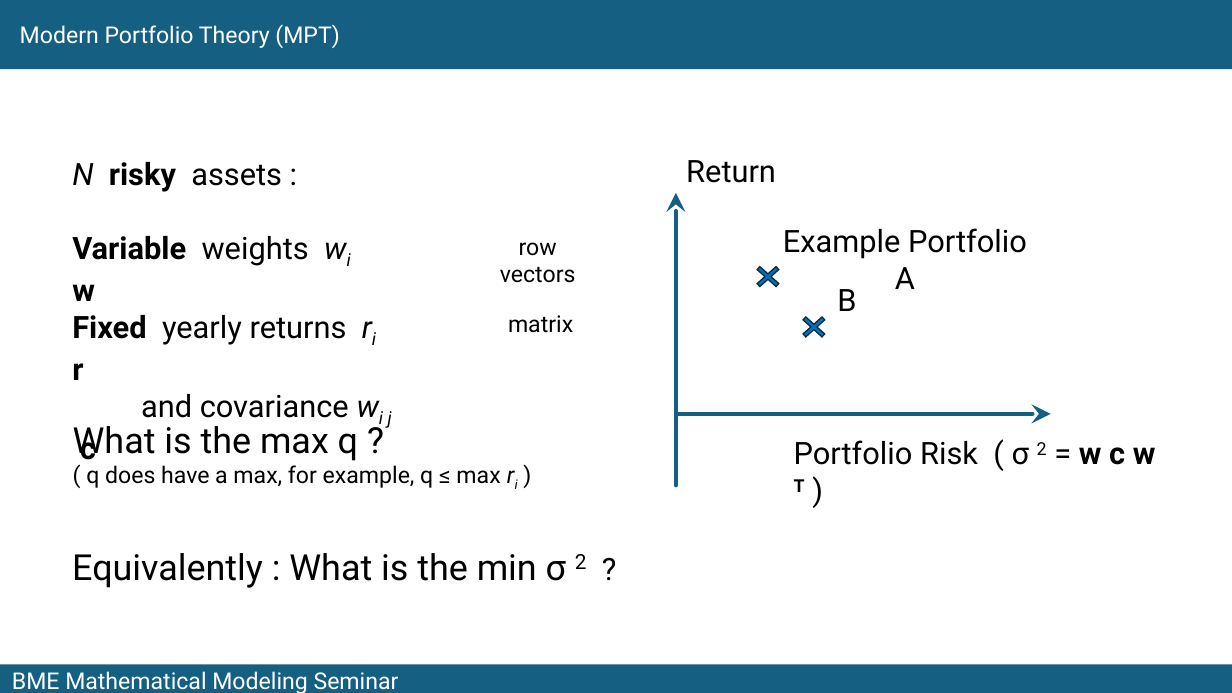
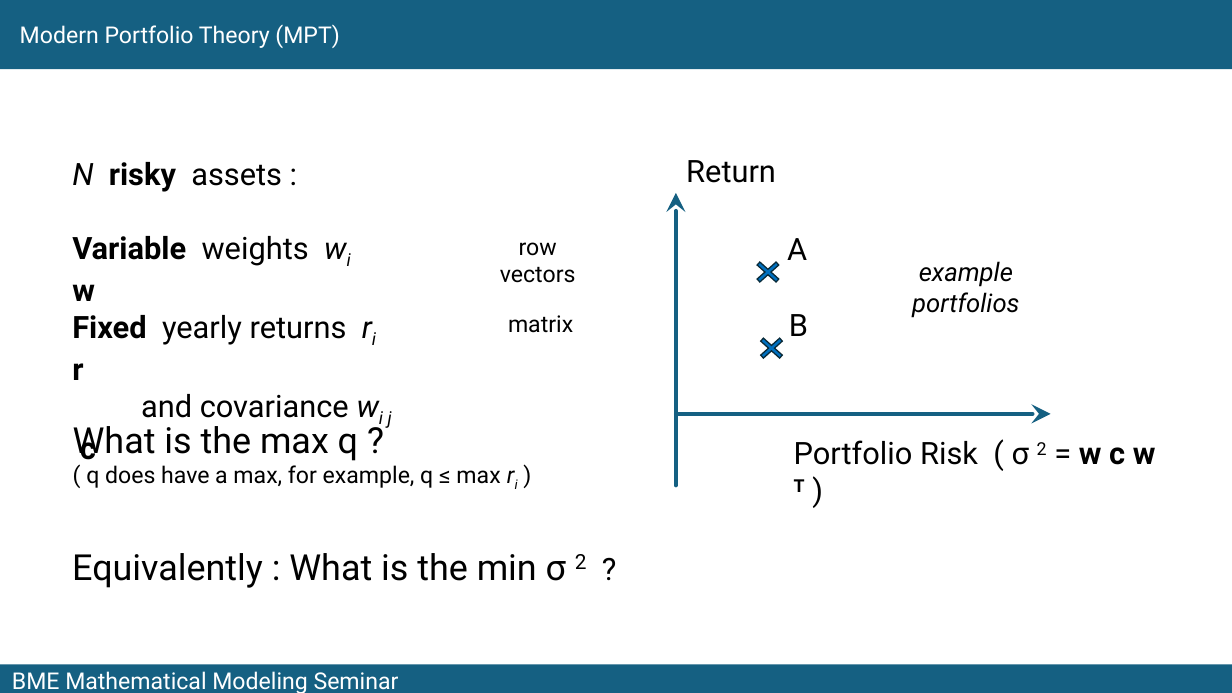
Before and after one commit to fij/btup, a slide deck: slide 10 of MMS_2024_09_10/Farkas_2024_09_10.pptx. Drawn at 1232x693 pixels with LibreOffice and Linux fonts; fonts in the diff are those of the drawing. Boxes give left, top, right and bottom in pixels: in the first picture for what was removed or moved away, otherwise in the second. Text is boxed around its words. In the diff, an @@ line names an element or a change of style, - is before the commit and + after.

```diff
--- a/MMS_2024_09_10/Farkas_2024_09_10.pptx
+++ b/MMS_2024_09_10/Farkas_2024_09_10.pptx
@@ text added at bbox=[787, 238, 807, 260], 24 pt, text #000000 @@
+A
@@ cross: place and size @@
-cross at bbox=[750, 261, 786, 293]
+cross at bbox=[750, 256, 786, 288]
@@ text at bbox=[912, 261, 1019, 318]: text changed; size 24 to 20 pt; italic on @@
-Example Portfolio A
+example
+portfolios
@@ text "B": place and size @@
-text "B" at bbox=[837, 289, 856, 311]
+text "B" at bbox=[789, 314, 808, 336]
@@ cross: place and size @@
-cross at bbox=[796, 311, 832, 343]
+cross at bbox=[753, 332, 789, 364]
```
Also in this commit, not shown: 4 other slides changed, 2 slides added.
